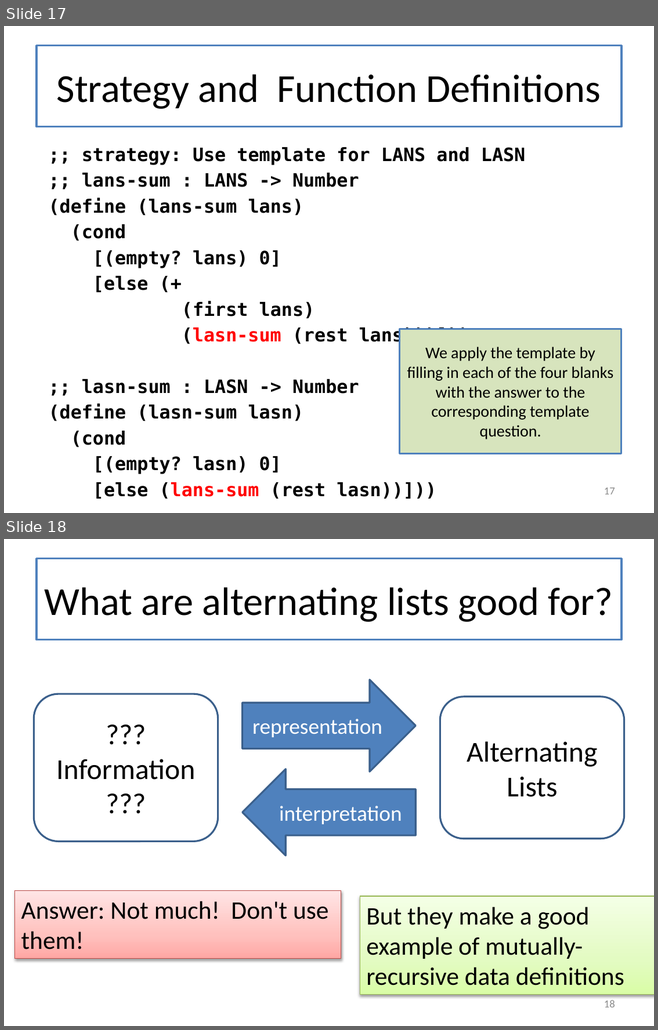
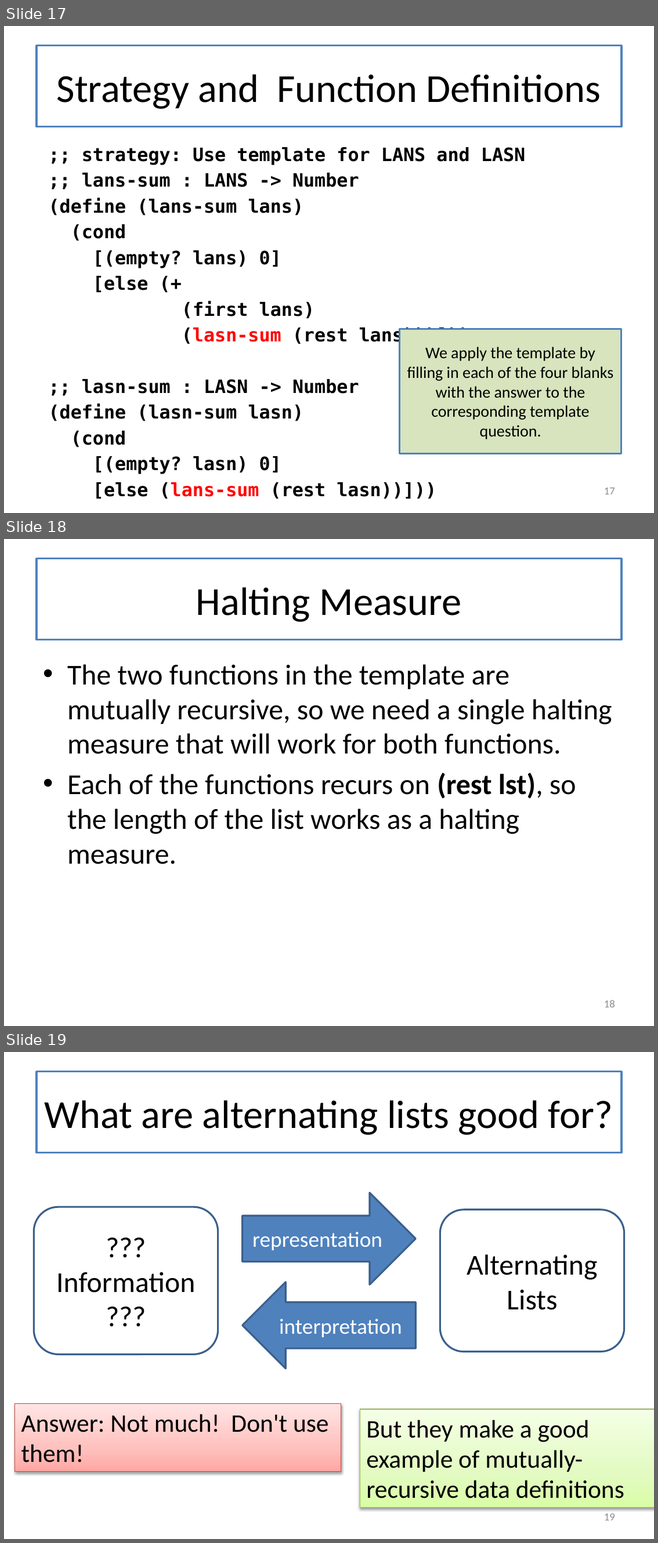
Before and after one commit to mwand/cs5010f16, a slide deck: Slides/Lesson 6.4 Mutually Recursive Data Definitions.pptx. Shown one above the other, each under a label of ours: slides 17 and 18 before the commit, slides 17, 18 and 19 after it. The pictures are 658x1030 and 658x1543 pixels, drawn with LibreOffice and Linux fonts; fonts in the diff are those of the drawing. Boxes give left, top, right and bottom in pixels: in the first picture for what was removed or moved away, otherwise in the second. Text is boxed around its words. In the diff, an @@ line names an element or a change of style, - is before the commit and + after.

```diff
--- a/Slides/Lesson 6.4 Mutually Recursive Data Definitions.pptx
+++ b/Slides/Lesson 6.4 Mutually Recursive Data Definitions.pptx
@@ slide 18 added at [4, 539, 654, 1026], background #FFFFFF @@
@@ title added at [36, 559, 621, 640], fill #FFFFFF, outline #4F81BD 2.25 pt, 44 pt, text #000000 @@
+Halting Measure
@@ text added at [67, 664, 612, 864], 32 pt, text #000000 @@
+• The two functions in the template are mutually recursive, so we need a single halting measure that will work for both functions.
+• Each of the functions recurs on (rest lst), so the length of the list works as a halting measure.
@@ page number added at [604, 1000, 615, 1008], 12 pt, text #8C8C8C @@
+18
@@ what was slide 18 is now slide 19 @@
@@ page number at [604, 1514, 615, 1521]: text changed @@
-18
+19
```
Also in this commit, not shown: 1 slide changed, 7 other files.
